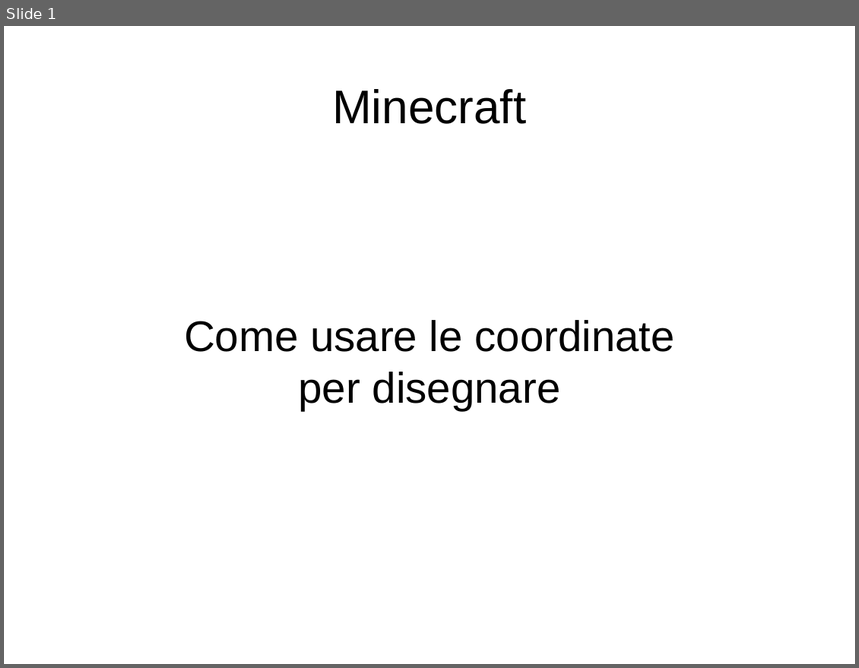
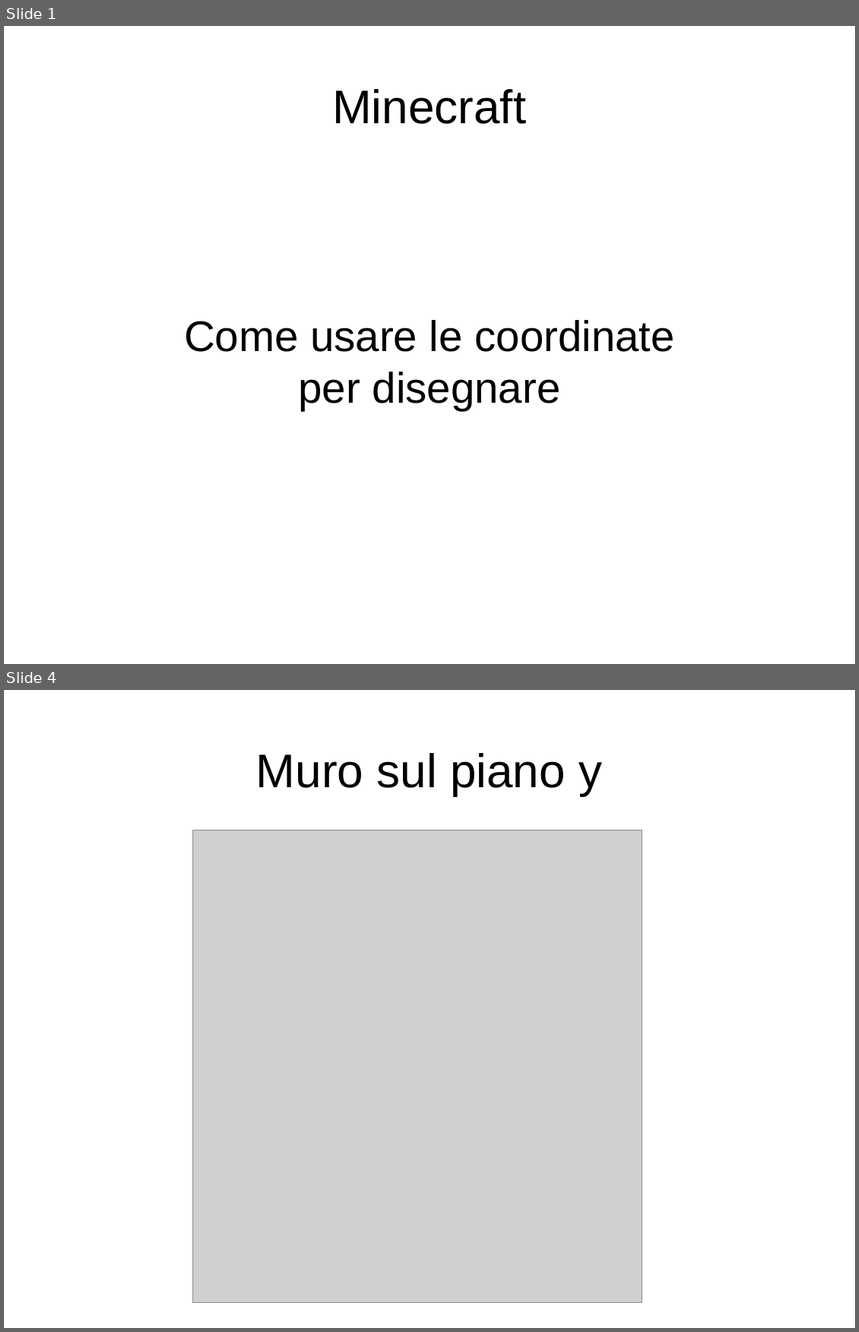
Before and after one commit to kronwiz/randomstuff, a slide deck: minecraft/uso_delle_coordinate.pptx. Shown one above the other, each under a label of ours: slide 1 before the commit, slides 1 and 4 after it; the slides between them are not shown. The pictures are 859x668 and 859x1332 pixels, drawn with LibreOffice and Linux fonts; fonts in the diff are those of the drawing; grey boxes stand for pictures. Boxes give left, top, right and bottom in pixels: in the first picture for what was removed or moved away, otherwise in the second. Text is boxed around its words. In the diff, an @@ line names an element or a change of style, - is before the commit and + after.

```diff
--- a/minecraft/uso_delle_coordinate.pptx
+++ b/minecraft/uso_delle_coordinate.pptx
@@ slide 4 added at bbox=[4, 690, 855, 1328], background #FFFFFF @@
@@ text added at bbox=[256, 753, 602, 796], 44 pt, text #000000 @@
+Muro sul piano y
@@ picture added at bbox=[192, 831, 642, 1303] @@
```
Also in this commit, not shown: 3 other slides added, 3 slides removed, 1 other file.
